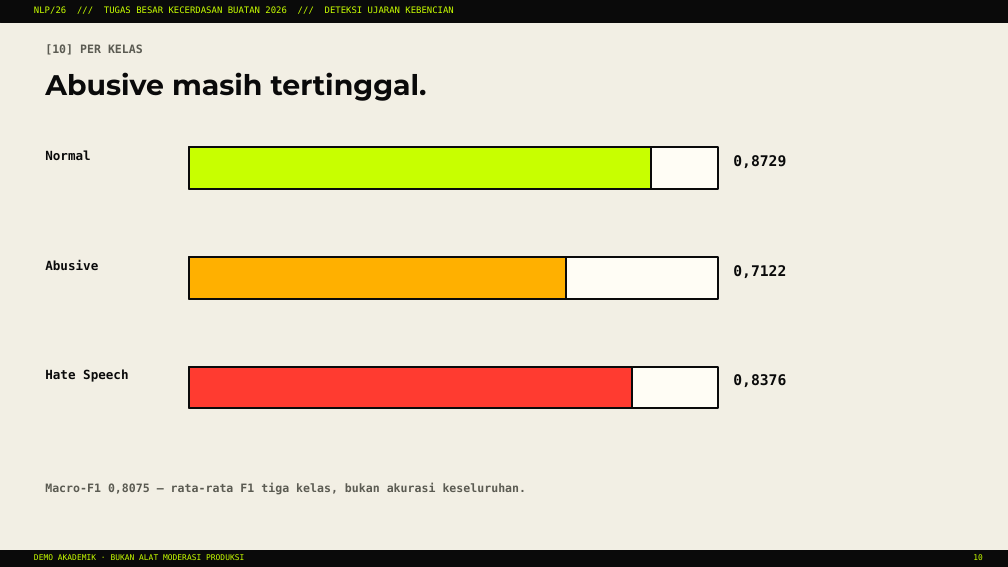
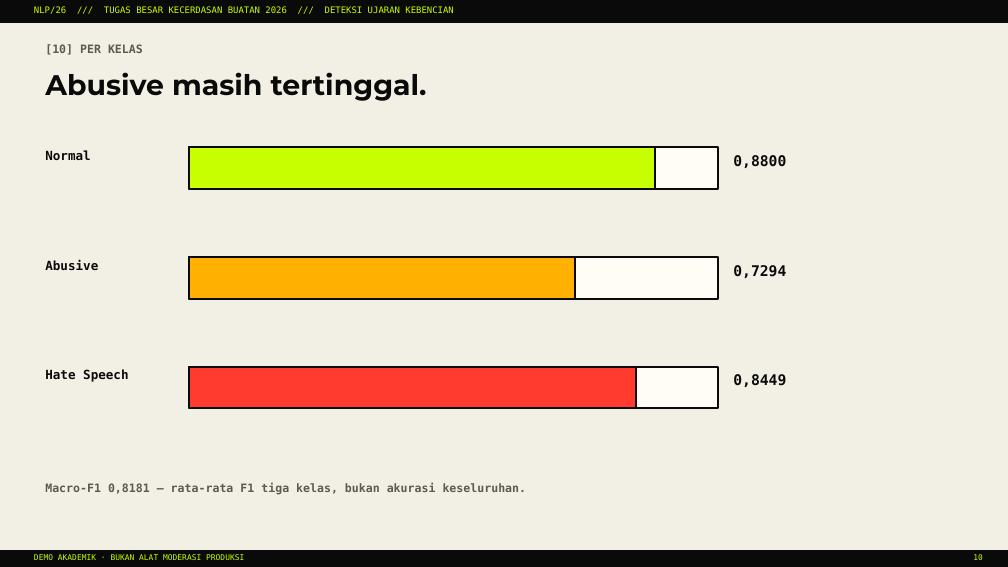
Before and after one commit to rhsa-fr/ml-deteksi-ujaran-kebencian, a slide deck: slide 10 of reports/presentasi_tugas_besar.pptx. Drawn at 1008x567 pixels with LibreOffice and Linux fonts; fonts in the diff are those of the drawing. Boxes give left, top, right and bottom in pixels: in the first picture for what was removed or moved away, otherwise in the second. Text is boxed around its words. In the diff, an @@ line names an element or a change of style, - is before the commit and + after.

```diff
--- a/reports/presentasi_tugas_besar.pptx
+++ b/reports/presentasi_tugas_besar.pptx
@@ rectangle: place and size @@
-rectangle at box(189, 147, 651, 189)
+rectangle at box(189, 147, 655, 189)
@@ text at box(733, 155, 786, 168): text changed @@
-0,8729
+0,8800
@@ rectangle: place and size @@
-rectangle at box(189, 257, 566, 299)
+rectangle at box(189, 257, 575, 299)
@@ text at box(733, 265, 786, 278): text changed @@
-0,7122
+0,7294
@@ rectangle: place and size @@
-rectangle at box(189, 367, 632, 408)
+rectangle at box(189, 367, 636, 408)
@@ text at box(733, 374, 786, 387): text changed @@
-0,8376
+0,8449
@@ text at box(45, 483, 527, 495): text changed @@
-Macro-F1 0,8075 — rata-rata F1 tiga kelas, bukan akurasi keseluruhan.
+Macro-F1 0,8181 — rata-rata F1 tiga kelas, bukan akurasi keseluruhan.
```
Also in this commit, not shown: 8 other slides changed, 1 slide added, 36 other files.
